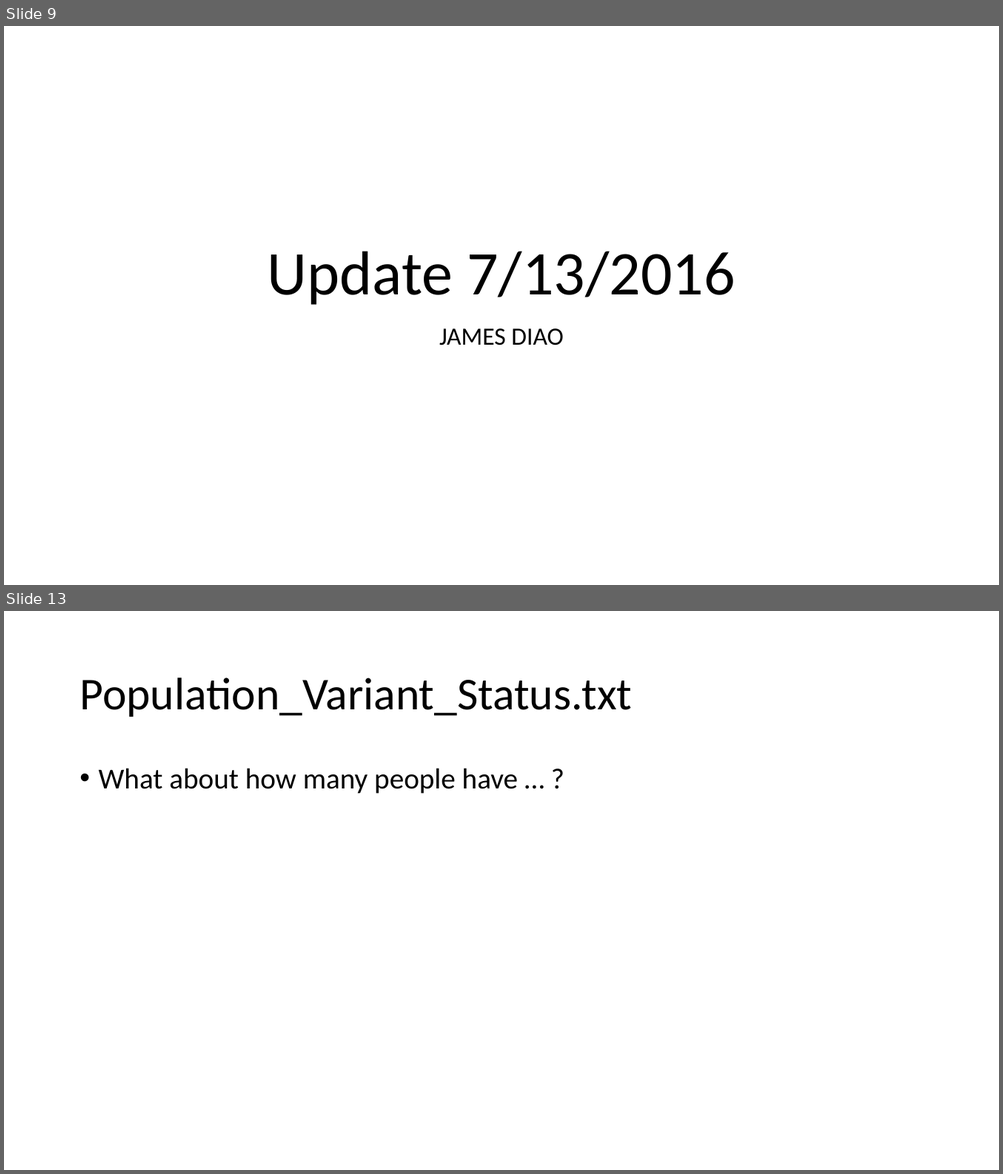
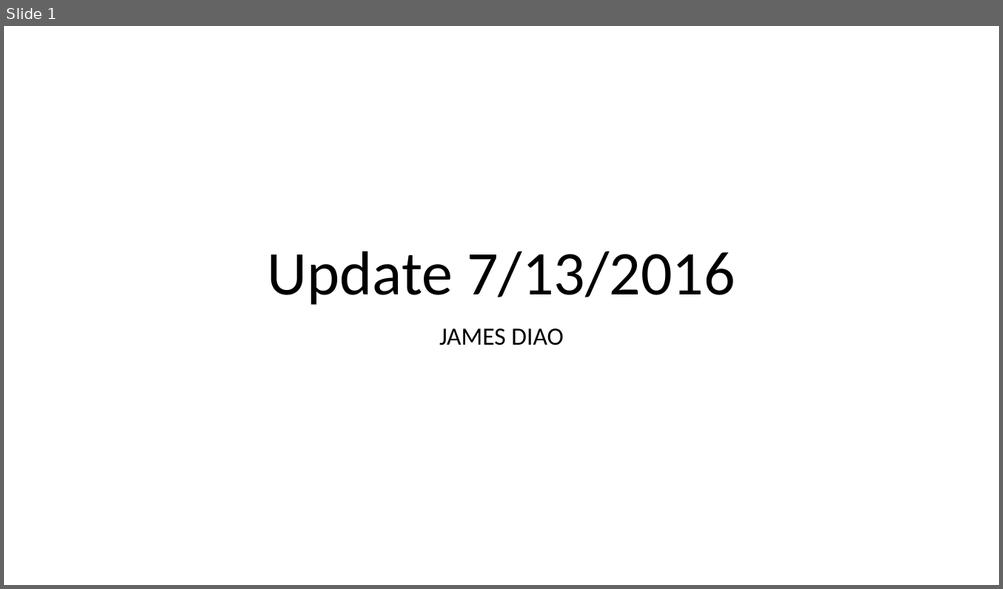
Before and after one commit to dfan/HST-2016, a slide deck: week_5/Presentation_week_5.2.pptx. Shown one above the other, each under a label of ours: slides 9 and 13 before the commit, slide 1 after it; the slides between them are not shown. The pictures are 1003x1174 and 1003x589 pixels, drawn with LibreOffice and Linux fonts; fonts in the diff are those of the drawing. Boxes give left, top, right and bottom in pixels: in the first picture for what was removed or moved away, otherwise in the second. Text is boxed around its words. In the diff, an @@ line names an element or a change of style, - is before the commit and + after.

```diff
--- a/week_5/Presentation_week_5.2.pptx
+++ b/week_5/Presentation_week_5.2.pptx
@@ slide 13 removed at [4, 611, 999, 1170], background #FFFFFF @@
@@ title removed at [79, 678, 632, 717] @@
-Population_Variant_Status.txt
@@ text removed at [99, 768, 518, 794] @@
-• What about how many people have … ?
@@ what was slide 9 is now slide 1 @@
```
Also in this commit, not shown: 4 slides changed, 4 slides added, 11 other slides removed, 6 other files.
